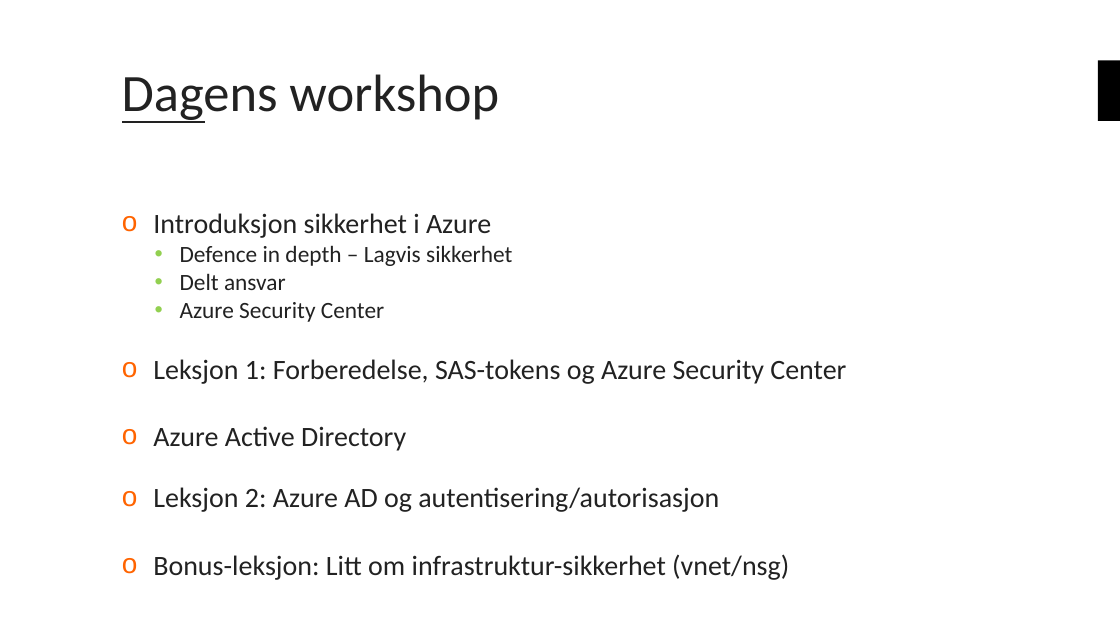
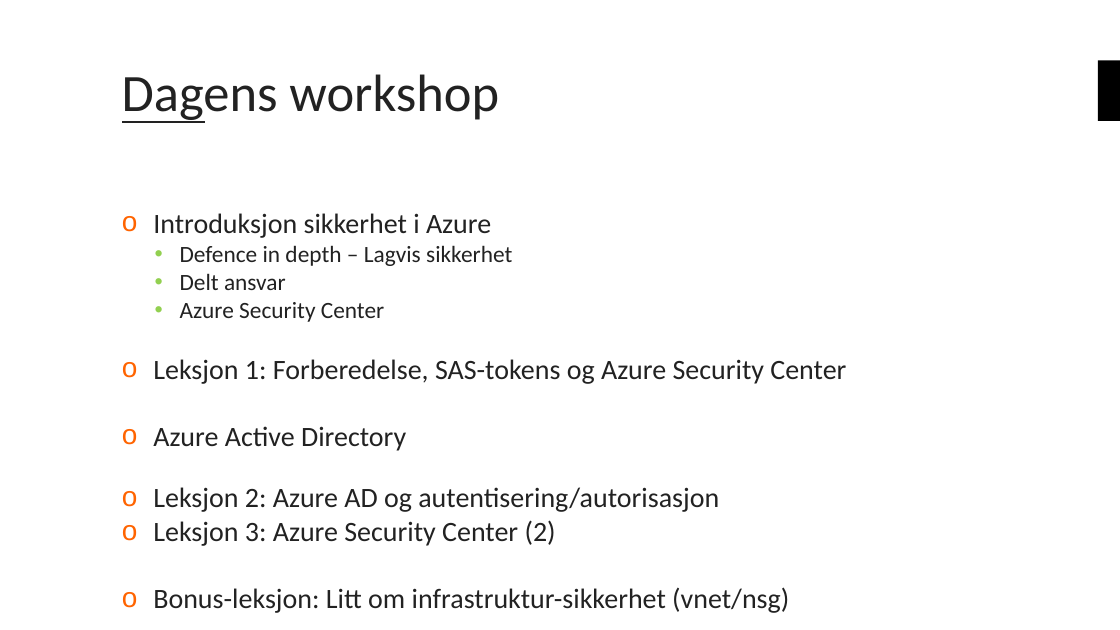
Before and after one commit to bouvet/azure-workshops, a slide deck: slide 4 of Workshop_3/Presentasjon/Azureskolen-Workshop#3.pptx. Drawn at 1120x630 pixels with LibreOffice and Linux fonts; fonts in the diff are those of the drawing; background and template pictures are left out. Boxes give left, top, right and bottom in pixels: in the first picture for what was removed or moved away, otherwise in the second. Text is boxed around its words. In the diff, an @@ line names an element or a change of style, - is before the commit and + after.

```diff
--- a/Workshop_3/Presentasjon/Azureskolen-Workshop#3.pptx
+++ b/Workshop_3/Presentasjon/Azureskolen-Workshop#3.pptx
@@ text at (153,520,556,546): paragraph added @@
+o Leksjon 3: Azure Security Center (2)
```
Also in this commit, not shown: 4 other slides changed, 2 slides added, 1 slide removed.
